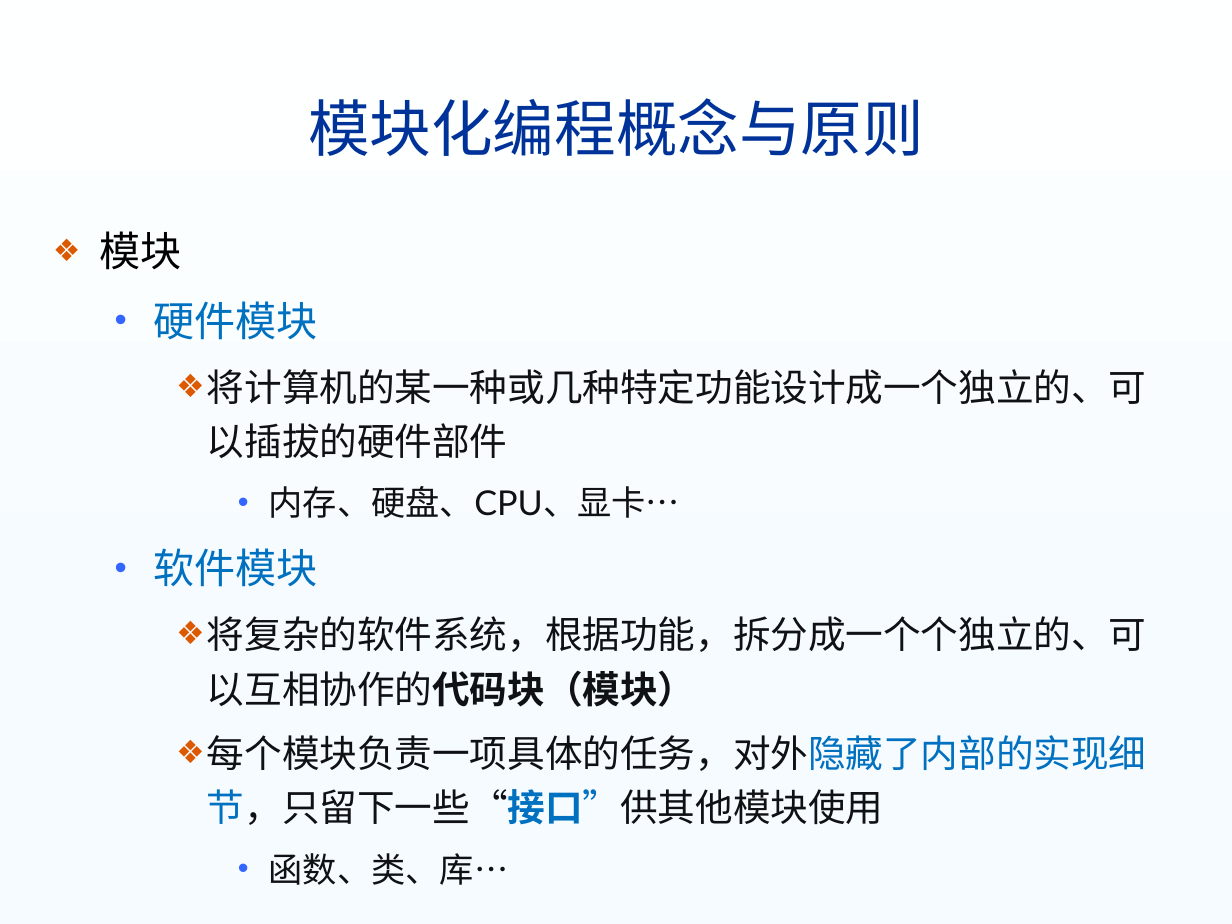
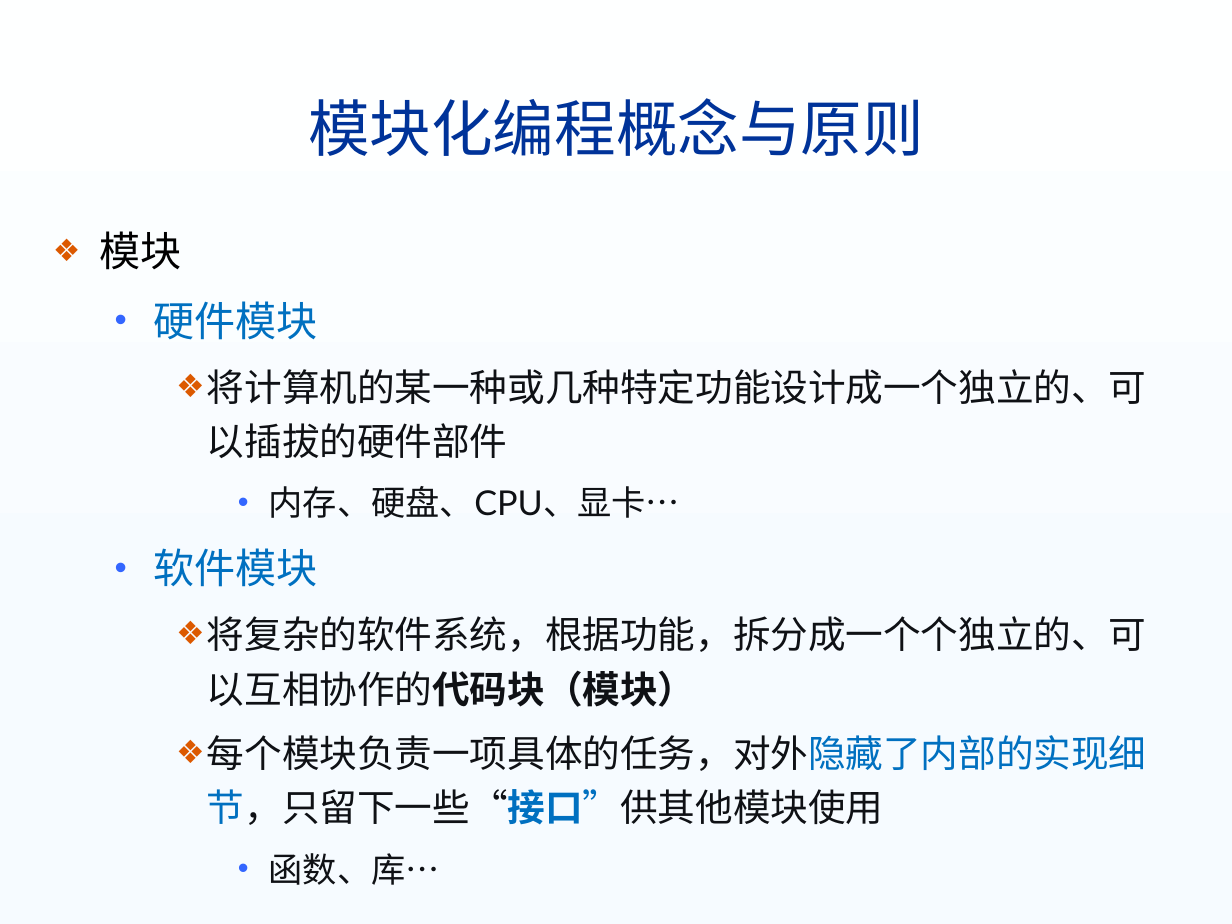
Before and after one commit to USTC-ISP/ustc-isp.github.io, a slide deck: slide 3 of lectures/03模块化程序设计.pptx. Drawn at 1232x924 pixels with LibreOffice and Linux fonts; fonts in the diff are those of the drawing; background and template pictures are left out. Boxes give left, top, right and bottom in pixels: in the first picture for what was removed or moved away, otherwise in the second. Text is boxed around its words. In the diff, an @@ line names an element or a change of style, - is before the commit and + after.

```diff
--- a/lectures/03模块化程序设计.pptx
+++ b/lectures/03模块化程序设计.pptx
@@ text at <box>269,853,440,885</box>: text changed @@
-      • 函数、类、库…
+      • 函数、库…
```
Also in this commit, not shown: 17 other slides changed, 3 slides added, 8 slides removed, 12 other files.
